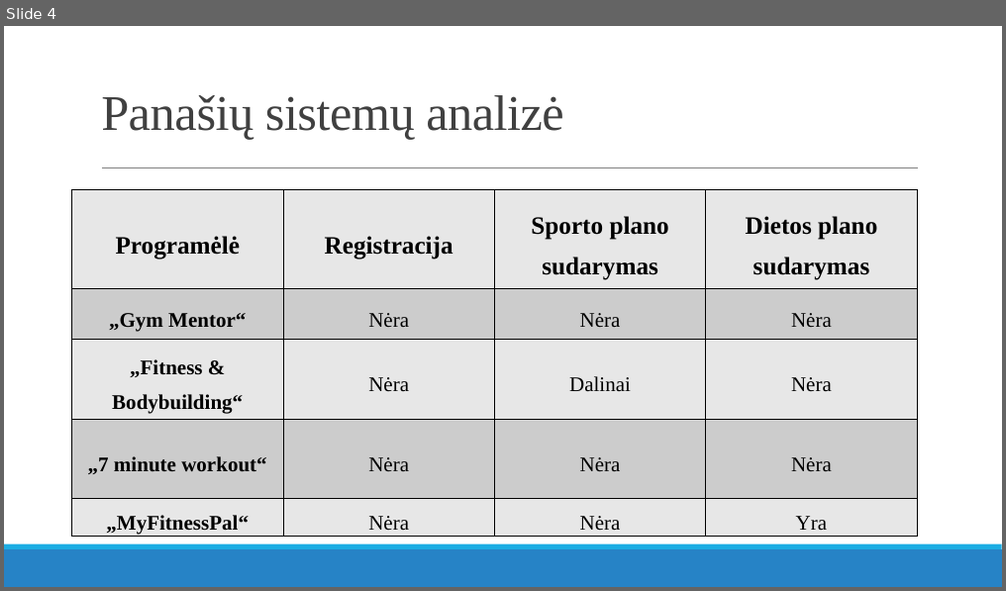
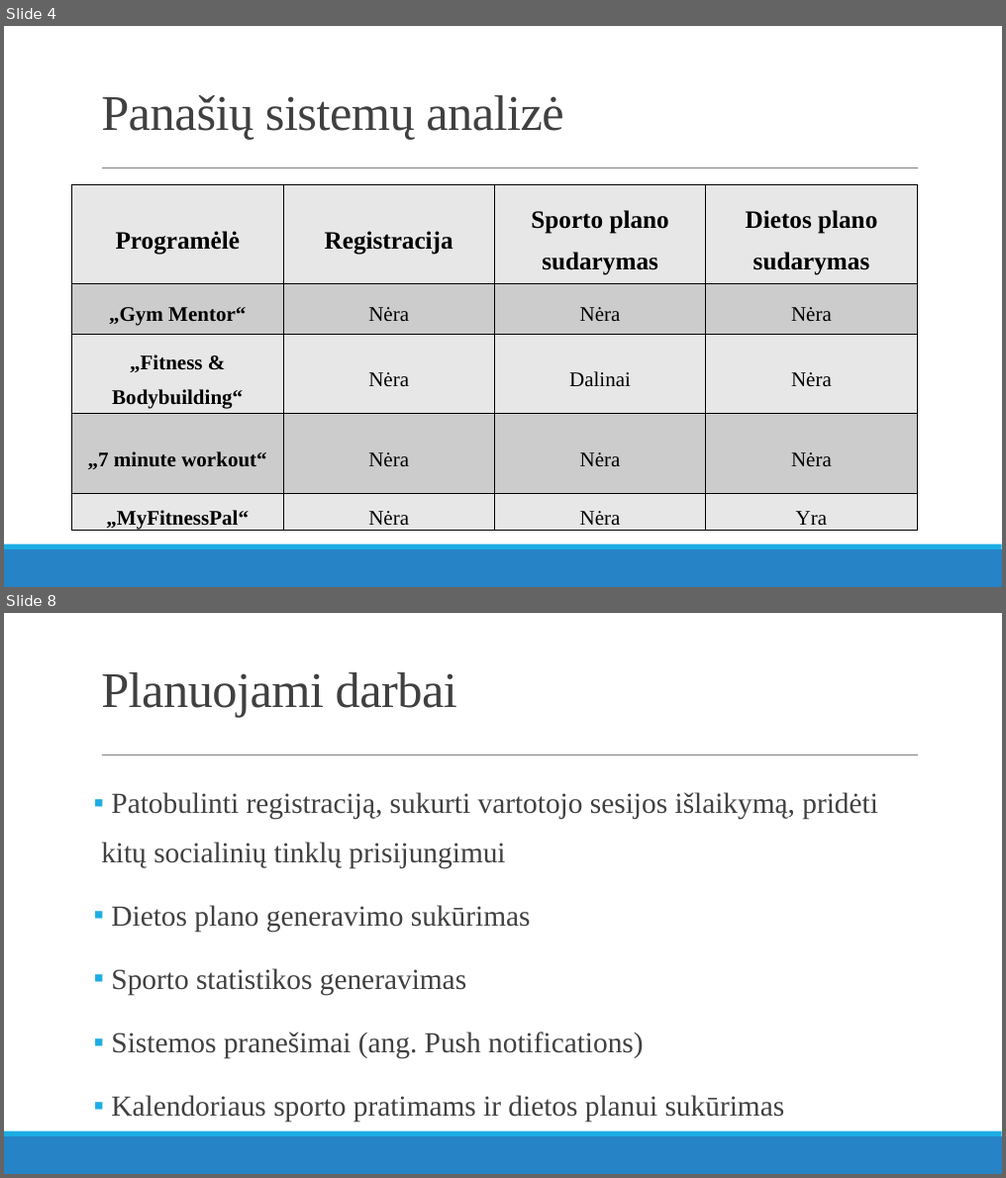
Before and after one commit to Friggid/mif-health, a slide deck: doc/Sporto treniruočių programos parinkimo mobilioji programa.pptx. Shown one above the other, each under a label of ours: slide 4 before the commit, slides 4 and 8 after it; the slides between them are not shown. The pictures are 1006x591 and 1006x1178 pixels, drawn with LibreOffice and Linux fonts; fonts in the diff are those of the drawing. Boxes give left, top, right and bottom in pixels: in the first picture for what was removed or moved away, otherwise in the second. Text is boxed around its words. In the diff, an @@ line names an element or a change of style, - is before the commit and + after.

```diff
--- a/doc/Sporto treniruočių programos parinkimo mobilioji programa.pptx
+++ b/doc/Sporto treniruočių programos parinkimo mobilioji programa.pptx
@@ slide 8 added at box(4, 613, 1002, 1174), background #FFFFFF; not listed: 3 template elements that a slide beside it also shows @@
@@ title added at box(101, 672, 457, 718), 48 pt, text #404040 @@
+Planuojami darbai
@@ text added at box(101, 792, 878, 1123), 28 pt, text #404040 @@
+▪ Patobulinti registraciją, sukurti vartotojo sesijos išlaikymą, pridėti kitų socialinių tinklų prisijungimui
+▪ Dietos plano generavimo sukūrimas
+▪ Sporto statistikos generavimas
+▪ Sistemos pranešimai (ang. Push notifications)
+▪ Kalendoriaus sporto pratimams ir dietos planui sukūrimas
@@ slide 4 changed as well @@
@@ table: place and size @@
-table at box(72, 190, 917, 539)
+table at box(72, 184, 917, 533)
```
Also in this commit, not shown: 4 other slides changed, 2 other slides added, 4 slides removed, 14 other files.
